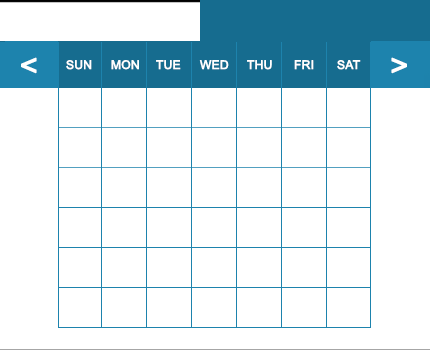
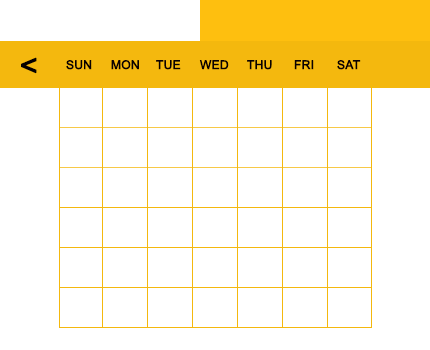
Layered file, before and after one edit (430px x 350px). Changes by layer:
painted on "Rectangle 1" over [left=200, top=0, right=430, bottom=41]
painted on "<" (1st of 2, in "Basic Structure") over [left=391, top=57, right=407, bottom=74]
painted on "<" (2nd of 2, in "Basic Structure") over [left=21, top=57, right=37, bottom=74]
painted on "Layer 3" over [left=58, top=42, right=372, bottom=328]
painted on "SAT" over [left=337, top=60, right=361, bottom=70]
painted on "FRI" over [left=294, top=60, right=314, bottom=70]
painted on "THU" over [left=247, top=60, right=272, bottom=70]
painted on "WED" over [left=199, top=60, right=229, bottom=70]
painted on "TUE" over [left=156, top=60, right=181, bottom=70]
painted on "MON" over [left=111, top=60, right=139, bottom=70]
painted on "SUN" over [left=66, top=60, right=92, bottom=70]
removed layer "Layer 0" over [left=0, top=0, right=430, bottom=350]
